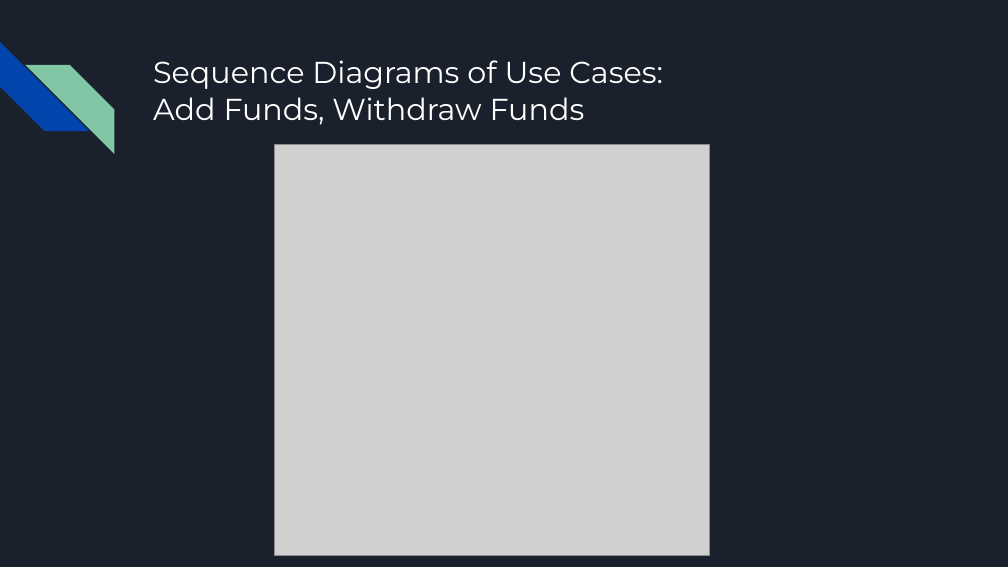
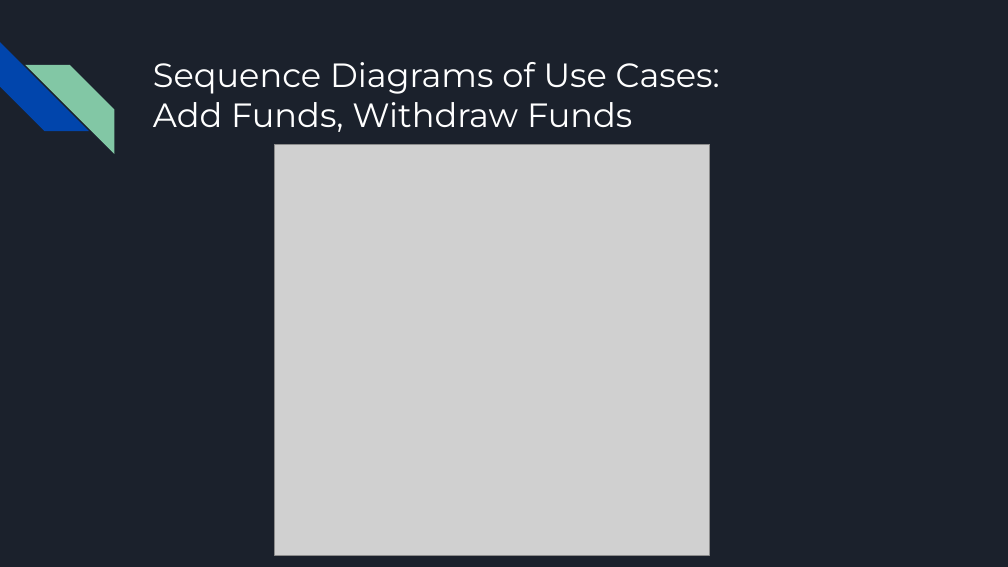
Before and after one commit to Barbecho90/Group5SoftwareEng, a slide deck: slide 8 of Phase 2/Blackjack Phase 2 Presentation.pptx. Drawn at 1008x567 pixels with LibreOffice and Linux fonts; fonts in the diff are those of the drawing; grey boxes stand for pictures. Boxes give left, top, right and bottom in pixels: in the first picture for what was removed or moved away, otherwise in the second. Text is boxed around its words. In the diff, an @@ line names an element or a change of style, - is before the commit and + after.

```diff
--- a/Phase 2/Blackjack Phase 2 Presentation.pptx
+++ b/Phase 2/Blackjack Phase 2 Presentation.pptx
@@ text at bbox=[153, 62, 720, 132]: text changed; size 21.6 to 24 pt @@
-Sequence Diagrams of Use Cases:
-Add Funds, Withdraw Funds
+Sequence Diagrams of Use Cases:
+Add Funds, Withdraw Funds
```
Also in this commit, not shown: 8 other slides changed, 3 other files.
